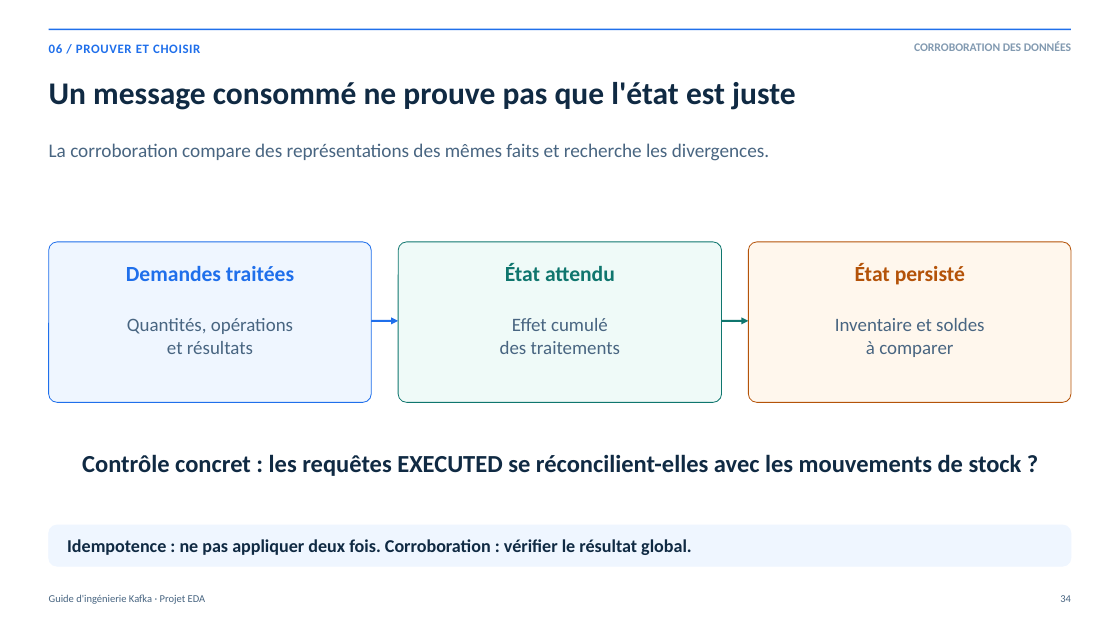
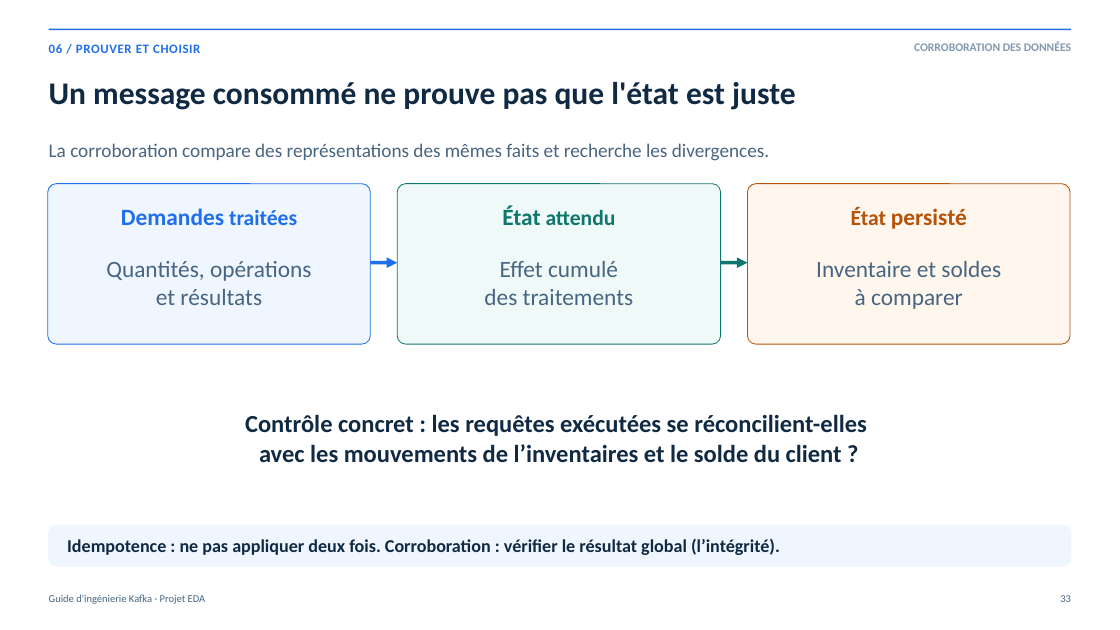
Before and after one commit to rdemers/org-rd-fullstack-springboot-eda, a slide deck: slide 33 of doc/presentation/org-rd-fullstack-springboot-eda-fr.pptx (slide 34 before the commit). Drawn at 1120x630 pixels with LibreOffice and Linux fonts; fonts in the diff are those of the drawing. Boxes give left, top, right and bottom in pixels: in the first picture for what was removed or moved away, otherwise in the second. Text is boxed around its words. In the diff, an @@ line names an element or a change of style, - is before the commit and + after.

```diff
--- a/doc/presentation/org-rd-fullstack-springboot-eda-fr.pptx
+++ b/doc/presentation/org-rd-fullstack-springboot-eda-fr.pptx
@@ text "Demandes traitées" at <box>121,208,297,225</box>: size 18.5 to 20 pt in "Demandes" @@
@@ text "État attendu" at <box>502,205,616,225</box>: size 18.5 to 20 pt in "État" @@
@@ text "État persisté" at <box>851,207,967,229</box>: size 18.5 to 20 pt in "persisté" @@
@@ arrow (371, 263) - (397, 263): stroke #1F6FEB 1.8 pt to #1F6FEB 3 pt @@
@@ 6 texts, 3 rounded rectangles, 2 arrows: place and size @@
-6 texts, 3 rounded rectangles, 2 arrows at <box>49,242,1071,402</box>
+6 texts, 3 rounded rectangles, 2 arrows at <box>48,184,1070,344</box>
@@ arrow (721, 263) - (748, 263): stroke #0F766E 1.8 pt to #0F766E 3 pt @@
@@ size 16.2 to 20 pt in 3 elements at <box>106,261,312,305</box>, <box>484,261,634,305</box>, <box>816,261,1001,309</box> @@
@@ text at <box>245,414,866,463</box>: text changed @@
-Contrôle concret : les requêtes EXECUTED se réconcilient-elles avec les mouvements de stock ?
+Contrôle concret : les requêtes exécutées se réconcilient-elles
+avec les mouvements de l’inventaires et le solde du client ?
@@ text at <box>67,538,780,555</box>: text changed @@
-Idempotence : ne pas appliquer deux fois. Corroboration : vérifier le résultat global.
+Idempotence : ne pas appliquer deux fois. Corroboration : vérifier le résultat global (l’intégrité).
@@ text at <box>1060,595,1071,602</box>: text changed @@
-34
+33
```
Also in this commit, not shown: 35 other slides changed, 1 slide added, 3 slides removed, 7 other files.
